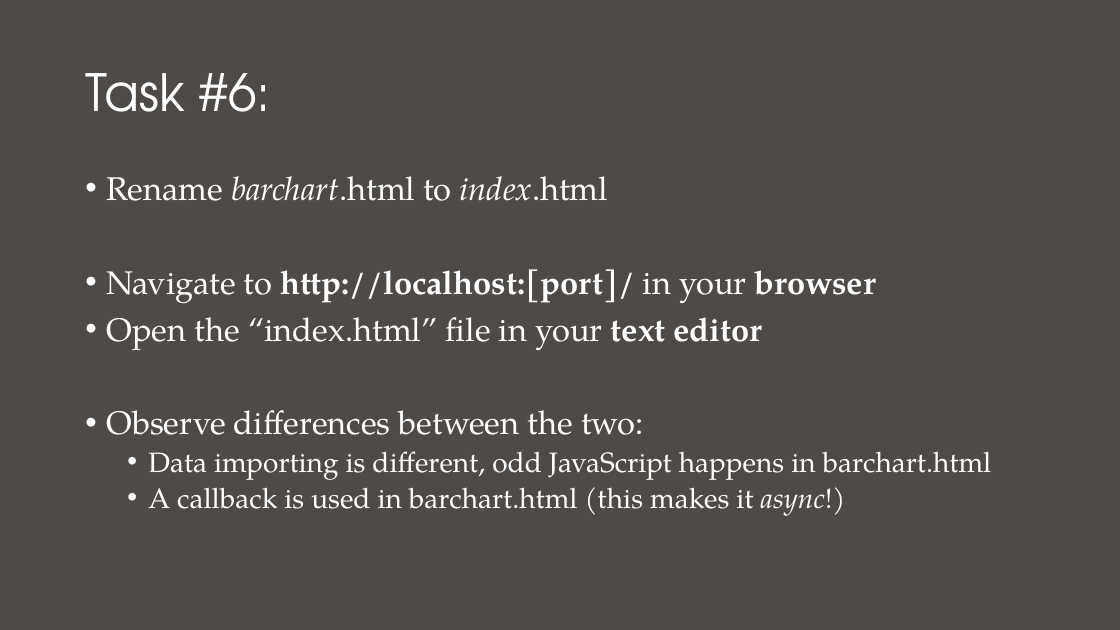
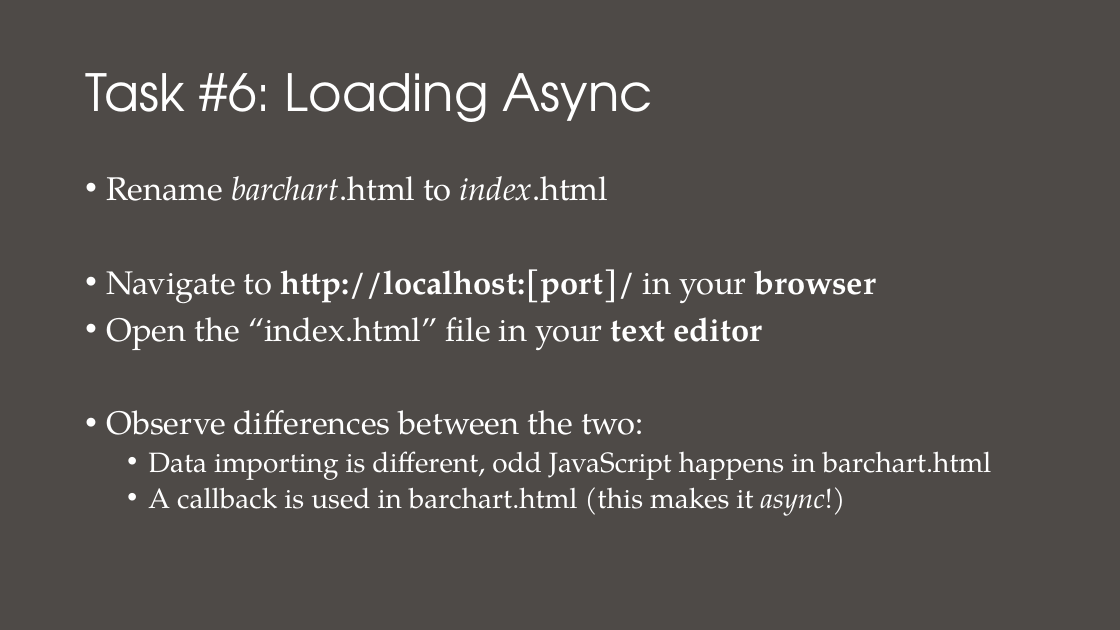
Before and after one commit to nuitrcs/Intro_to_d3_workshop, a slide deck: slide 19 of Introduction to D3.pptx (slide 7 before the commit). Drawn at 1120x630 pixels with LibreOffice and Linux fonts; fonts in the diff are those of the drawing. Boxes give left, top, right and bottom in pixels: in the first picture for what was removed or moved away, otherwise in the second. Text is boxed around its words. In the diff, an @@ line names an element or a change of style, - is before the commit and + after.

```diff
--- a/Introduction to D3.pptx
+++ b/Introduction to D3.pptx
@@ title at [85,73,653,122]: text changed @@
-Task #6:
+Task #6: Loading Async
```
Also in this commit, not shown: 5 other slides changed, 18 slides added, 4 other files.
